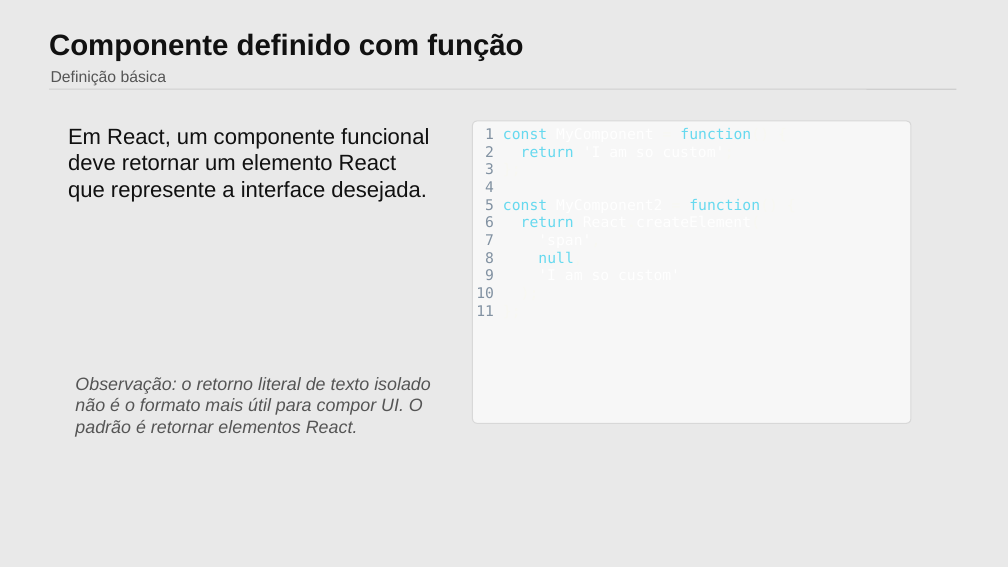
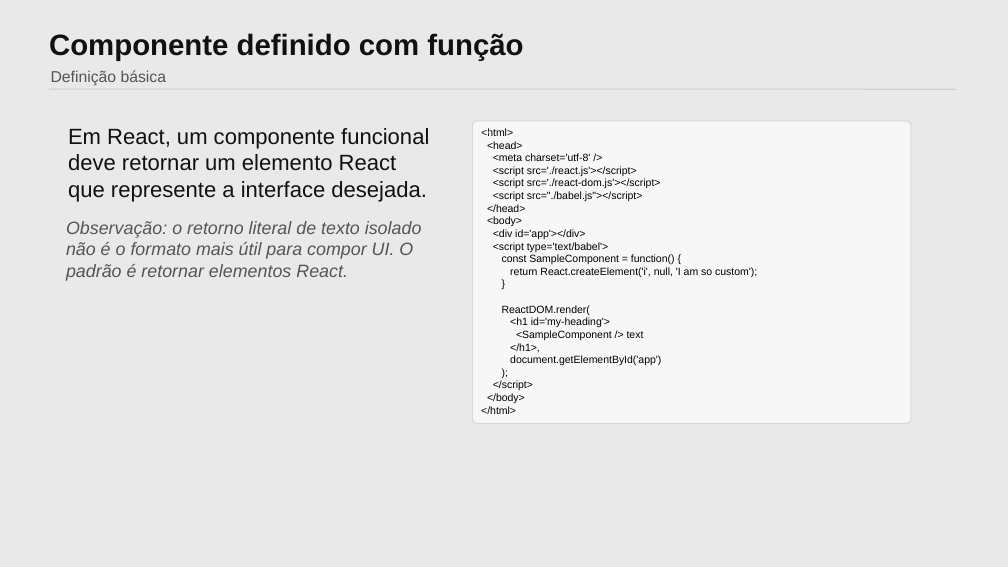
Before and after one commit to tadeumaffeis/pm20261, a slide deck: slide 4 of docs/React JS/02 - Ciclo de Vida App React JS/02 - Componentes_React_JS_Funcoes_Classes.pptx. Drawn at 1008x567 pixels with LibreOffice and Linux fonts; fonts in the diff are those of the drawing. Boxes give left, top, right and bottom in pixels: in the first picture for what was removed or moved away, otherwise in the second. Text is boxed around its words. In the diff, an @@ line names an element or a change of style, - is before the commit and + after.

```diff
--- a/docs/React JS/02 - Ciclo de Vida App React JS/02 - Componentes_React_JS_Funcoes_Classes.pptx
+++ b/docs/React JS/02 - Ciclo de Vida App React JS/02 - Componentes_React_JS_Funcoes_Classes.pptx
@@ text at <box>476,128,778,316</box>: text changed; text colour #FFFFFF to #F8F8F2 @@
-1 const MyComponent = function() {
-2 return 'I am so custom';
-3 };
-4
-5 const MyComponent2 = function() {
-6 return React.createElement(
-7 'span',
-8 null,
-9 'I am so custom'
-10 );
-11 };
+};
@@ text in rounded rectangle at <box>481,128,757,414</box>: text added @@
+<html>
+<head>
+<meta charset='utf-8' />
+<script src='./react.js'></script>
+<script src='./react-dom.js'></script>
+<script src="./babel.js"></script>
+</head>
+<body>
+<div id='app'></div>
+<script type='text/babel'>
+const SampleComponent = function() {
+return React.createElement('i', null, 'I am so custom');
+}
+ReactDOM.render(
+<h1 id='my-heading'>
+<SampleComponent /> text
+</h1>,
+document.getElementById('app')
+);
+</script>
+</body>
+</html>
@@ text "Observação: o retorno literal de ...": place and size @@
-text "Observação: o retorno literal de ..." at <box>75,377,431,437</box>
+text "Observação: o retorno literal de ..." at <box>66,221,422,281</box>
```
Also in this commit, not shown: 11 other slides changed, 22 other files.
